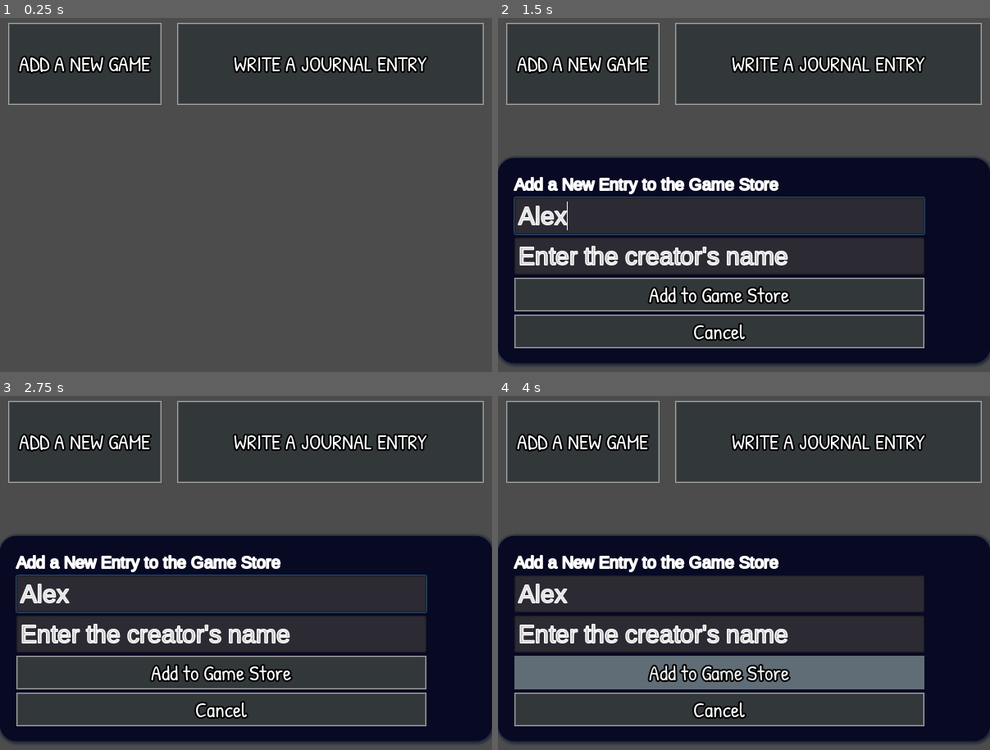
Above: before the commit, frames 1-4 (two rows, left to right).
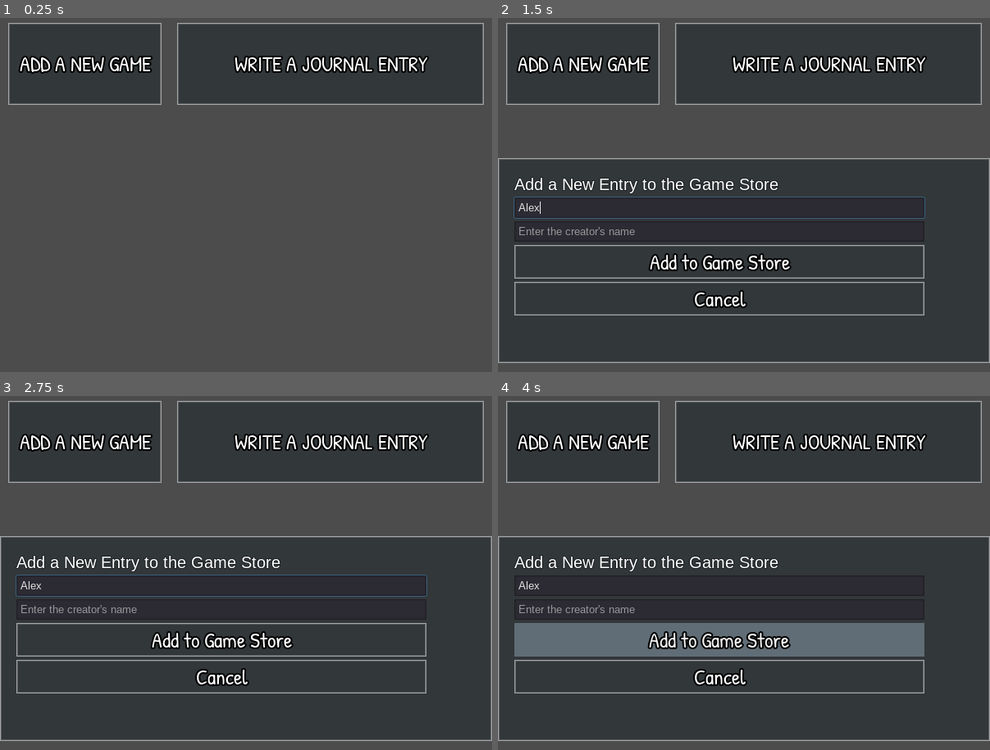
Above: after the commit, the same moments.

Repository: KTGoldwolf/game-journal
Game: Godot game, scene res://ui-component/simple/SimpleGameList.tscn
Two runs of this game, one before a commit and one after it. Both use one fixed random seed, a clock stepped at 60 frames per second and the inputs below.
Inputs (mouse positions are in pixels of both pictures, inside the frame that each line leads up to):
- Up to frame 1 (0.25 s): no input
- Up to frame 2 (1.5 s): click "ADD A NEW GAME" at 0.5 s; click (719, 216) at 1.27 s; type "Alex" at 1.35 s
- Up to frame 3 (2.75 s): click "ADD A NEW GAME" at 2 s
- Up to frame 4 (4 s): click "WRITE A JOURNAL ENTRY" at 2.75 s; click "Add to Game Store" at 3.5 s

The runs differ from the first frame. In frame 1, 1.6% of the frame differs, in the area x 3-88%, y 10-16%; in frame 2, 33%; in frame 3, 33%; in frame 4, 42%, in the area x 0-100%, y 10-99%.

Commit message:
More theming updates

Diff:
--- a/fonts/ArimoHeader.tres
+++ b/fonts/ArimoHeader.tres
@@ -5,5 +5,6 @@
 [resource]
 size = 20
 outline_size = 1
+outline_color = Color( 0.105882, 0.121569, 0.129412, 1 )
 use_filter = true
 font_data = ExtResource( 1 )
--- /dev/null
+++ b/fonts/ArimoLineEdit.tres
@@ -0,0 +1,4 @@
+[gd_resource type="DynamicFontData" format=2]
+
+[resource]
+font_path = "res://fonts/Arimo for Powerline.ttf"
--- a/fonts/ArimoNotes.tres
+++ b/fonts/ArimoNotes.tres
@@ -1,8 +1,8 @@
 [gd_resource type="DynamicFont" load_steps=2 format=2]
 
-[ext_resource path="res://fonts/Arimo for Powerline.ttf" type="DynamicFontData" id=1]
+[ext_resource path="res://fonts/ArimoLineEdit.tres" type="DynamicFontData" id=1]
 
 [resource]
-size = 12
+size = 13
 use_filter = true
 font_data = ExtResource( 1 )
--- a/themes/button_style_flat.tres
+++ b/themes/button_style_flat.tres
@@ -1,6 +1,7 @@
 [gd_resource type="StyleBoxFlat" format=2]
 
 [resource]
+content_margin_left = 3.0
 bg_color = Color( 0.196078, 0.215686, 0.227451, 1 )
 border_width_left = 2
 border_width_top = 2
--- a/themes/game-journal-theme.tres
+++ b/themes/game-journal-theme.tres
@@ -4,6 +4,7 @@
 [ext_resource path="res://fonts/hand_button_font.tres" type="DynamicFont" id=2]
 [ext_resource path="res://fonts/hand_textbox_font.tres" type="DynamicFont" id=3]
 [ext_resource path="res://themes/button_style_flat.tres" type="StyleBox" id=4]
+[ext_resource path="res://fonts/ArimoNotes.tres" type="DynamicFont" id=5]
 
 [sub_resource type="StyleBoxFlat" id=4]
 bg_color = Color( 0.376471, 0.427451, 0.462745, 1 )
@@ -14,17 +15,6 @@
 border_width_top = 2
 border_width_right = 2
 border_width_bottom = 2
-
-[sub_resource type="StyleBoxFlat" id=1]
-bg_color = Color( 0.0313726, 0.0352941, 0.137255, 1 )
-corner_radius_top_left = 20
-corner_radius_top_right = 20
-corner_radius_bottom_right = 20
-corner_radius_bottom_left = 20
-corner_detail = 9
-shadow_color = Color( 0.00784314, 0.054902, 0.176471, 0.6 )
-shadow_size = 5
-shadow_offset = Vector2( 1, 1 )
 
 [resource]
 default_font = ExtResource( 1 )
@@ -48,6 +38,19 @@
 Label/constants/shadow_offset_y = 1
 Label/fonts/font = ExtResource( 1 )
 Label/styles/normal = null
+LineEdit/colors/clear_button_color = Color( 0.88, 0.88, 0.88, 1 )
+LineEdit/colors/clear_button_color_pressed = Color( 1, 1, 1, 1 )
+LineEdit/colors/cursor_color = Color( 0.94, 0.94, 0.94, 1 )
+LineEdit/colors/font_color = Color( 0.88, 0.88, 0.88, 1 )
+LineEdit/colors/font_color_selected = Color( 0, 0, 0, 1 )
+LineEdit/colors/font_color_uneditable = Color( 0.88, 0.88, 0.88, 0.5 )
+LineEdit/colors/selection_color = Color( 0.49, 0.49, 0.49, 1 )
+LineEdit/constants/minimum_spaces = 12
+LineEdit/fonts/font = ExtResource( 5 )
+LineEdit/icons/clear = null
+LineEdit/styles/focus = null
+LineEdit/styles/normal = null
+LineEdit/styles/read_only = null
 OptionButton/colors/font_color = Color( 0.88, 0.88, 0.88, 1 )
 OptionButton/colors/font_color_disabled = Color( 0.9, 0.9, 0.9, 0.2 )
 OptionButton/colors/font_color_hover = Color( 0.94, 0.94, 0.94, 1 )
@@ -61,7 +64,26 @@
 OptionButton/styles/hover = ExtResource( 4 )
 OptionButton/styles/normal = ExtResource( 4 )
 OptionButton/styles/pressed = ExtResource( 4 )
-PopupDialog/styles/panel = SubResource( 1 )
+PopupDialog/styles/panel = ExtResource( 4 )
+PopupMenu/colors/font_color = Color( 0.88, 0.88, 0.88, 1 )
+PopupMenu/colors/font_color_accel = Color( 0.7, 0.7, 0.7, 0.8 )
+PopupMenu/colors/font_color_disabled = Color( 0.4, 0.4, 0.4, 0.8 )
+PopupMenu/colors/font_color_hover = Color( 0.88, 0.88, 0.88, 1 )
+PopupMenu/colors/font_color_separator = Color( 0.88, 0.88, 0.88, 1 )
+PopupMenu/constants/hseparation = 4
+PopupMenu/constants/vseparation = 4
+PopupMenu/fonts/font = ExtResource( 2 )
+PopupMenu/icons/checked = null
+PopupMenu/icons/radio_checked = null
+PopupMenu/icons/radio_unchecked = null
+PopupMenu/icons/submenu = null
+PopupMenu/icons/unchecked = null
+PopupMenu/styles/hover = null
+PopupMenu/styles/labeled_separator_left = null
+PopupMenu/styles/labeled_separator_right = null
+PopupMenu/styles/panel = null
+PopupMenu/styles/panel_disabled = null
+PopupMenu/styles/separator = null
 TextEdit/colors/background_color = Color( 0, 0, 0, 0 )
 TextEdit/colors/bookmark_color = Color( 0.08, 0.49, 0.98, 1 )
 TextEdit/colors/brace_mismatch_color = Color( 1, 0.2, 0.2, 1 )
--- a/ui-component/simple/SimpleGameList.tscn
+++ b/ui-component/simple/SimpleGameList.tscn
@@ -97,29 +97,29 @@
 [node name="GameNameLabel" type="Label" parent="AddGameNotesPopup/VBoxContainer"]
 margin_top = 28.0
 margin_right = 500.0
-margin_bottom = 42.0
+margin_bottom = 43.0
 custom_fonts/font = ExtResource( 6 )
 text = "Game:"
 
 [node name="GameOptionsInput" type="OptionButton" parent="AddGameNotesPopup/VBoxContainer"]
-margin_top = 46.0
-margin_right = 500.0
-margin_bottom = 87.0
+margin_top = 47.0
+margin_right = 500.0
+margin_bottom = 88.0
 __meta__ = {
 "_edit_use_anchors_": false
 }
 
 [node name="NotesLabel" type="Label" parent="AddGameNotesPopup/VBoxContainer"]
-margin_top = 91.0
-margin_right = 500.0
-margin_bottom = 105.0
+margin_top = 92.0
+margin_right = 500.0
+margin_bottom = 107.0
 custom_fonts/font = ExtResource( 6 )
 text = "Notes:"
 
 [node name="Notes" type="TextEdit" parent="AddGameNotesPopup/VBoxContainer"]
-margin_top = 109.0
-margin_right = 500.0
-margin_bottom = 309.0
+margin_top = 111.0
+margin_right = 500.0
+margin_bottom = 317.0
 grow_horizontal = 2
 grow_vertical = 2
 rect_min_size = Vector2( 0, 200 )
@@ -131,25 +131,24 @@
 wrap_enabled = true
 
 [node name="AddEntryButton" type="Button" parent="AddGameNotesPopup/VBoxContainer"]
-margin_top = 313.0
-margin_right = 500.0
-margin_bottom = 354.0
+margin_top = 321.0
+margin_right = 500.0
+margin_bottom = 362.0
 size_flags_horizontal = 3
 size_flags_stretch_ratio = 0.2
 shortcut = SubResource( 2 )
 text = "Add"
 
 [node name="Cancel" type="Button" parent="AddGameNotesPopup/VBoxContainer"]
-margin_top = 358.0
-margin_right = 500.0
-margin_bottom = 399.0
+margin_top = 366.0
+margin_right = 500.0
+margin_bottom = 407.0
 size_flags_horizontal = 3
 size_flags_stretch_ratio = 0.2
 shortcut = SubResource( 2 )
 text = "Cancel"
 
 [node name="AddGameStorePopup" type="PopupDialog" parent="."]
-visible = true
 anchor_right = 1.0
 margin_bottom = 250.0
 grow_horizontal = 2
